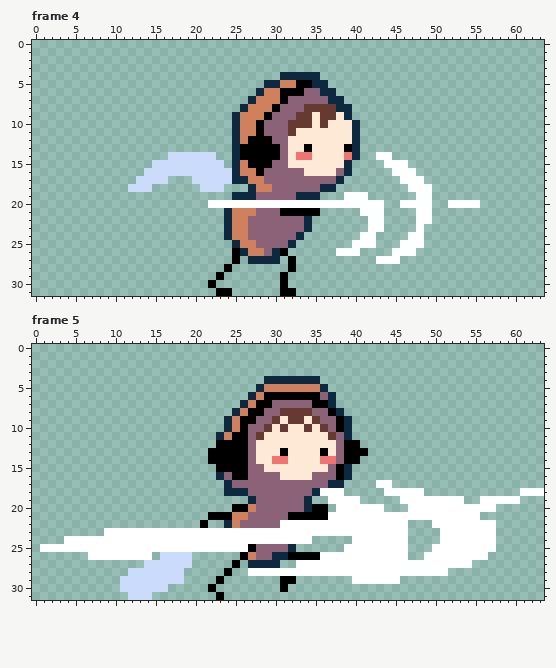
A pixel-art file gets an edit: Personajes/animation/attackDouble_bien.ase. This is how it looked before the edit.
64x32 pixels, 7 frames. Shown: frame 4, frame 5. The commit also changed other frames, which this record leaves out.
After the commit:
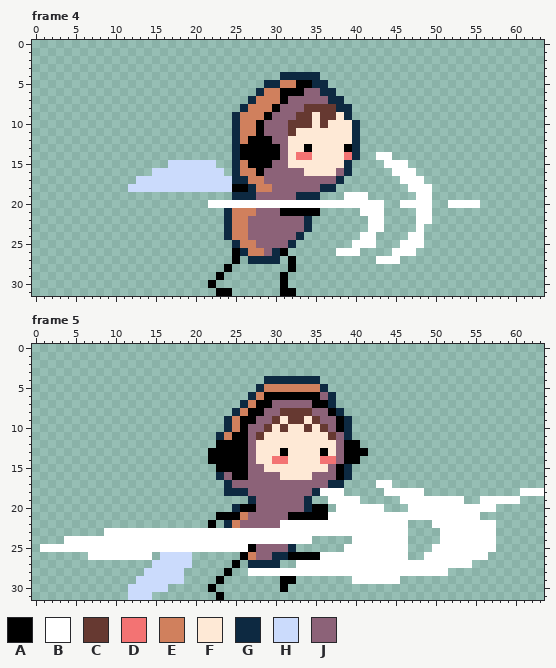
Palette (. is transparent): A #000000  B #ffffff  C #663931  D #f37373  E #d0805d  F #fee9d6  G #0d2941  H #cbdbfc  J #8c6278
From old to new:
Frame 4, layer "Layer 6":
Colour A is added in row 18 at x 25 to 26.
Colour H is added in row 17 at x 17 to 19; in row 18 at x 15 to 20 and 24.
The edit erases colour H in row 14 at x 17 to 22; in row 15 at x 15 to 16 and 23; in row 16 at x 14 and 24.
Frame 5, layers "Layer 6", "Layer 5":
Colour A is added in row 22 at x 22.
Colour A replaces colour E in row 20 at x 27; in row 21 at x 25.
Colour G replaces colour A in row 20 at x 25.
The edit erases colour A in row 21 at x 22; in row 22 at x 21.
The edit erases colour H in row 27 at x 14; in row 28 at x 12 to 13; in row 29 at x 11 to 12; in row 30 at x 11.
Changed places in both pictures, as pixel boxes (x1, y1, x2, y2):
changed: (144, 152, 248, 192)
changed: (200, 504, 256, 528)
erased: (120, 560, 152, 592)
